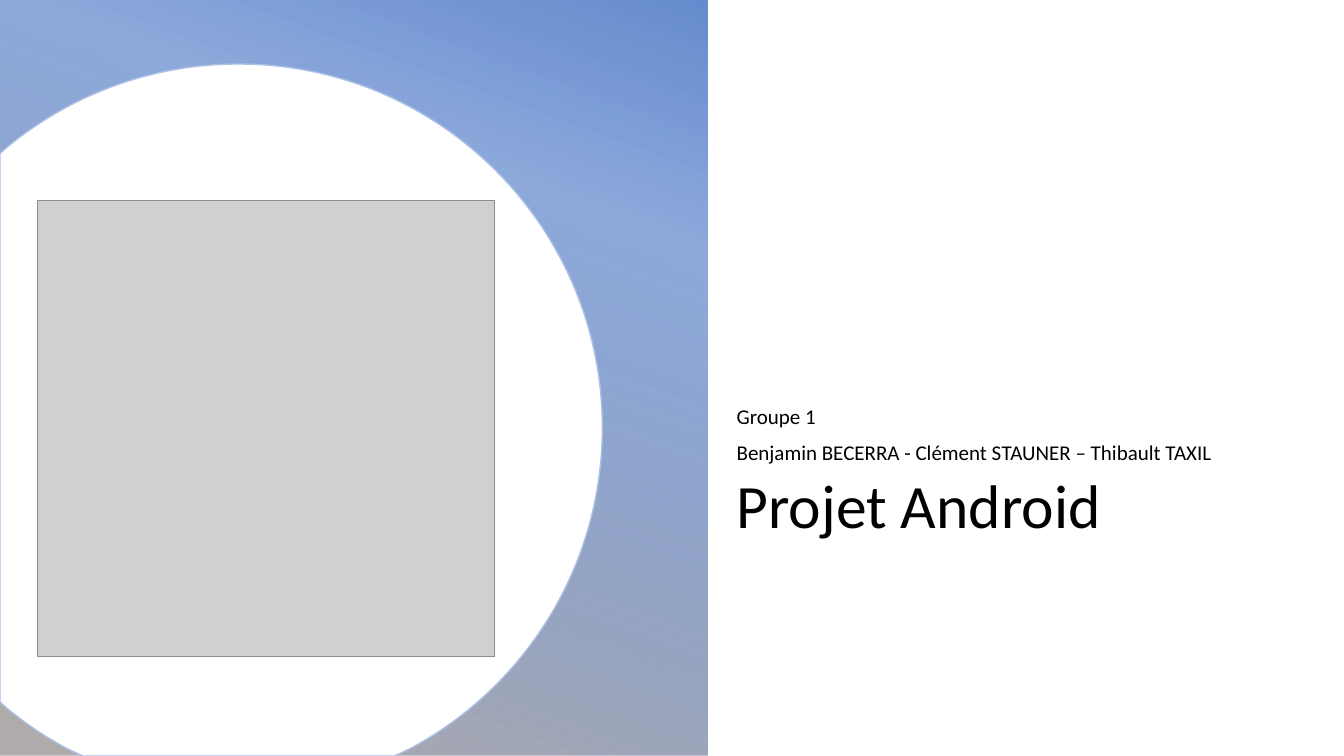
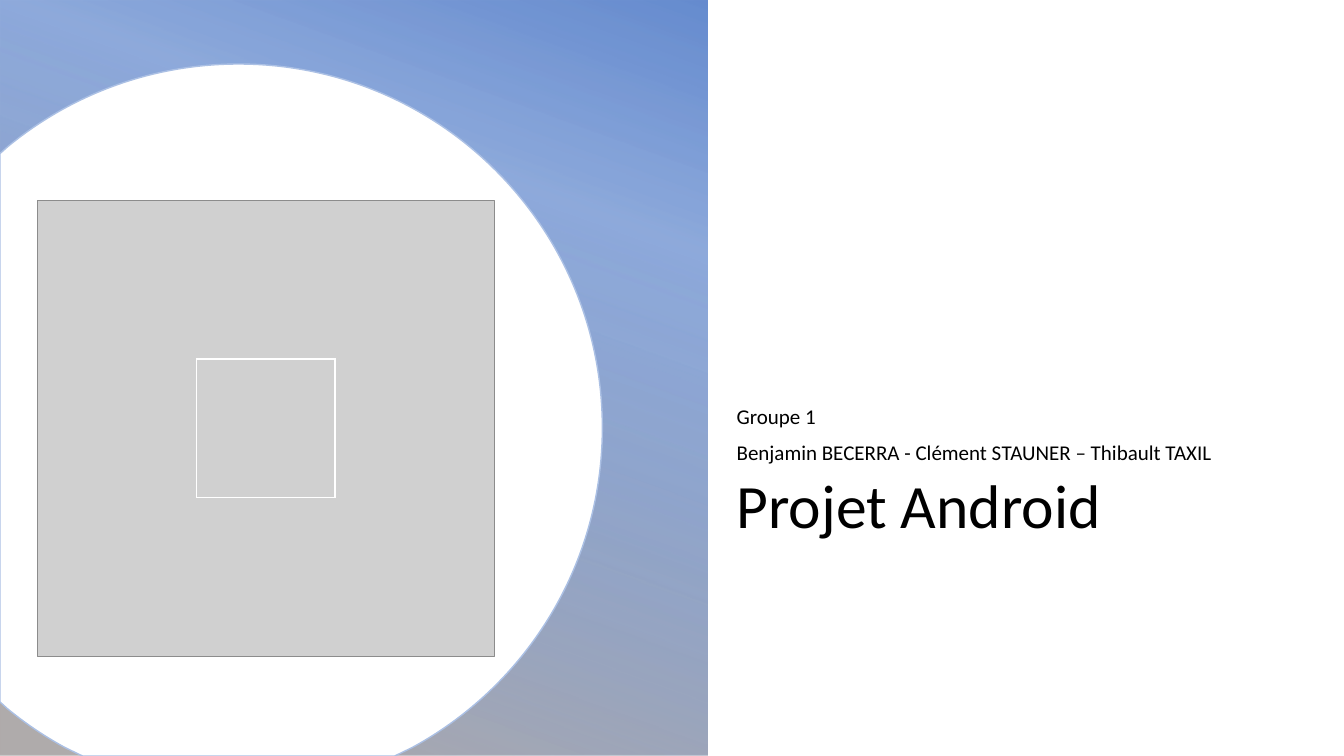
Before and after one commit to Danes99/esme-android, a slide deck: slide 1 of docs/pptx/Android Project - Group 1 - Becerra Stauner Taxil.pptx. Drawn at 1344x756 pixels with LibreOffice and Linux fonts; fonts in the diff are those of the drawing; grey boxes stand for pictures; background and template pictures are left out. Boxes give left, top, right and bottom in pixels: in the first picture for what was removed or moved away, otherwise in the second. Text is boxed around its words. In the diff, an @@ line names an element or a change of style, - is before the commit and + after.

```diff
--- a/docs/pptx/Android Project - Group 1 - Becerra Stauner Taxil.pptx
+++ b/docs/pptx/Android Project - Group 1 - Becerra Stauner Taxil.pptx
@@ picture at [37,201,494,657]: rotation 0 to 180 degrees @@
@@ picture added at [197,359,336,498] @@
```
Also in this commit, not shown: 5 other slides changed, 3 slides added, 2 slides removed, 1 other file.
